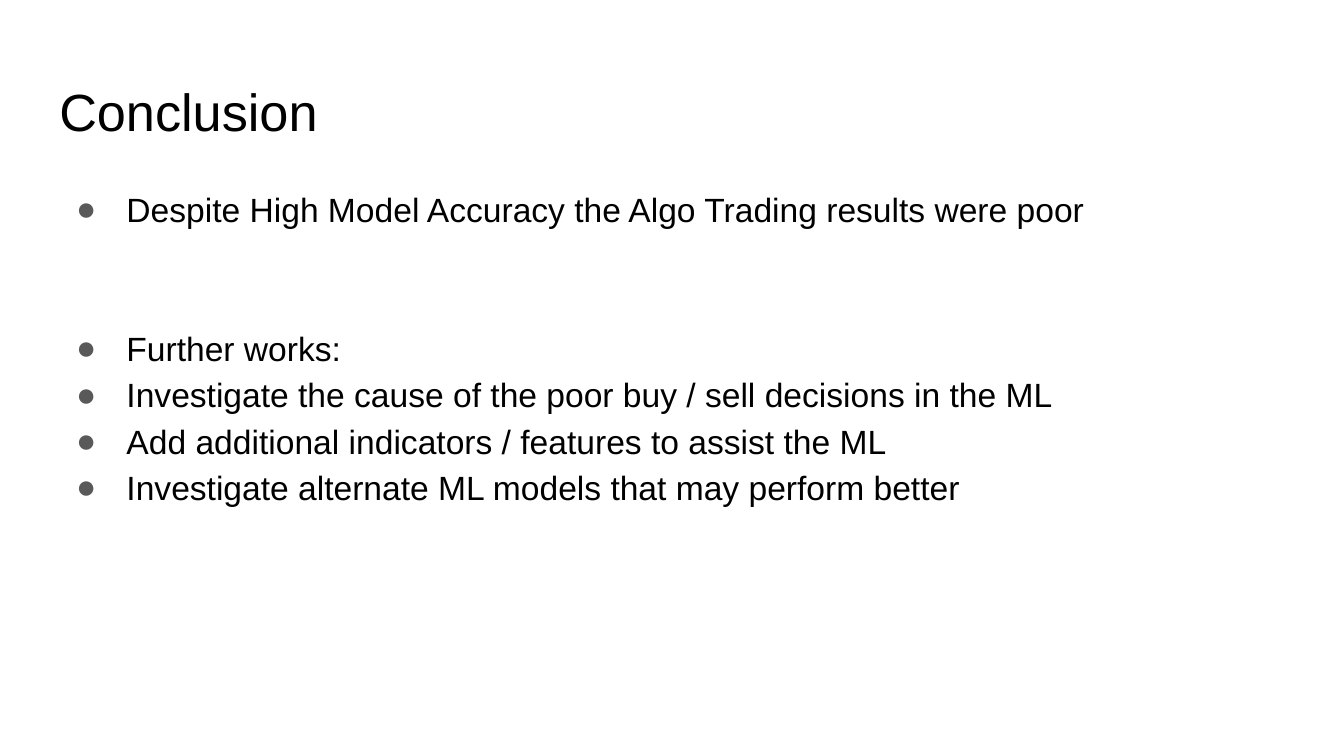
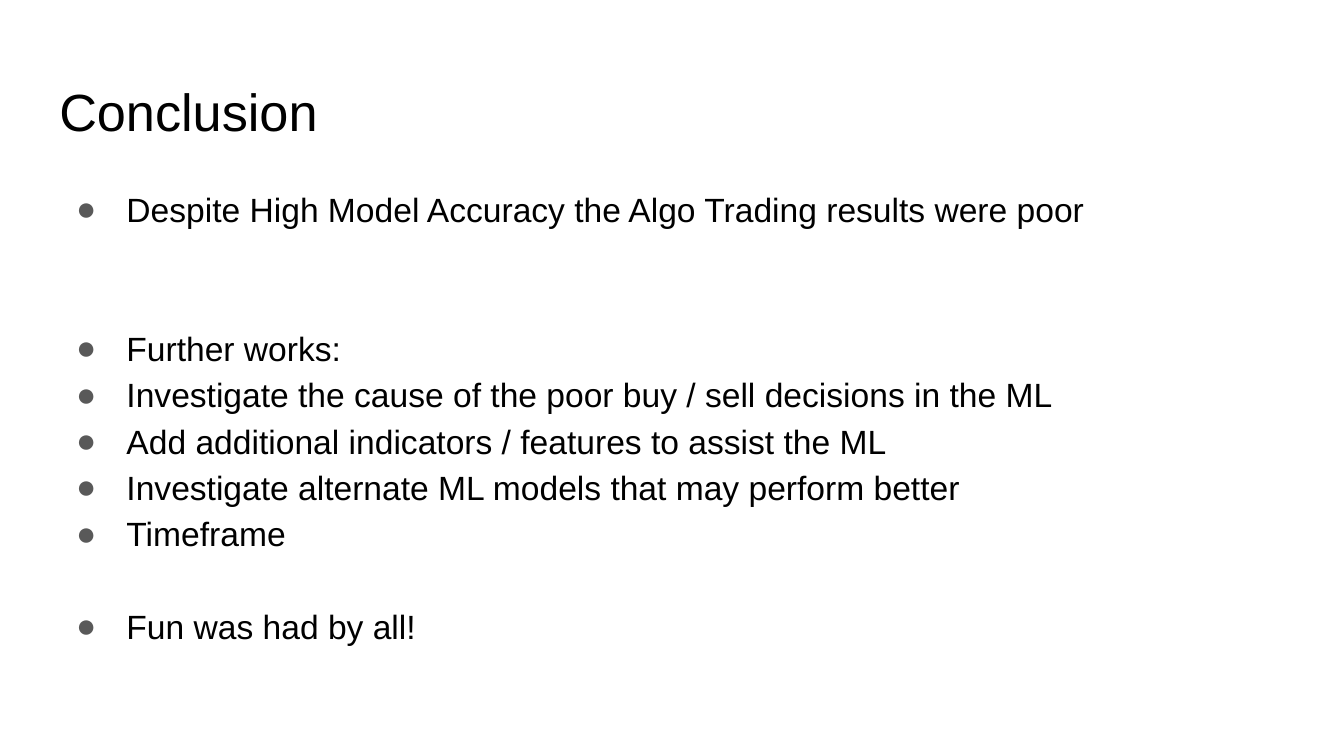
Before and after one commit to TRU-K/BCS-Project-2, a slide deck: slide 6 of Group 5 Presentation.pptx (slide 7 before the commit). Drawn at 1344x756 pixels with LibreOffice and Linux fonts; fonts in the diff are those of the drawing; background and template pictures are left out. Boxes give left, top, right and bottom in pixels: in the first picture for what was removed or moved away, otherwise in the second. Text is boxed around its words. In the diff, an @@ line names an element or a change of style, - is before the commit and + after.

```diff
--- a/Group 5 Presentation.pptx
+++ b/Group 5 Presentation.pptx
@@ text at box(126, 521, 416, 645): paragraphs added @@
+● Timeframe
+● Fun was had by all!
```
Also in this commit, not shown: 4 other slides changed, 1 slide added, 1 slide removed.
